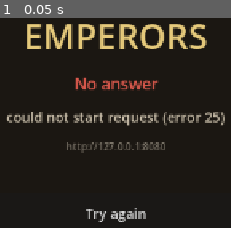
Above: before the commit, frame 1.
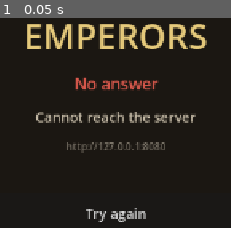
Above: after the commit, the same moment.

Repository: yigitkarabulut0/Emperors
Game: Godot game, scene res://scenes/boot/boot.tscn
Two runs of this game, one before a commit and one after it. Both use one fixed random seed, a clock stepped at 60 frames per second and the inputs below.
Inputs:
- Up to frame 1 (0.05 s): no input

The runs differ from the first frame. In frame 1, 3.0% of the frame differs, in the area x 3-98%, y 44-52%.

Commit message:
Your studio's mark on the splash, and connections that stay open
Two separate things, both of which the game was visibly getting wrong.

The splash said GODOT because application/boot_splash was never set. The
mark is your miav.jpeg -- which I could not find last time because I
searched for miav.png -- untouched, on its own cream plate over our
background. I tried recolouring the wordmark to sit directly on the dark
ground and it lightened the cat's face along with it, so the plate is the
honest option: your logo is your logo.

Three colours have to agree or every launch flashes: boot_splash/bg_color,
rendering default_clear_color, and the storyboard's custom_bg_color. All
three are #1B1712 now; previously the first two were unset, so launch went
Godot-grey, then grey-blue, then our brown. The iOS launch storyboard gets
the same plate at @2x and @3x, and the home-screen icon is the cat instead
of the Godot robot -- config/icon still pointed at res://icon.svg.

(Two findings while verifying rather than assuming: in 4.7 the setting is
boot_splash/stretch_mode, not fullsize; and hide_status_bar,
hide_home_indicator and suppress_ui_gesture are already true by default, so
they were never the bug they were suspected of being.)

The other half is why everything felt slow. api.gd's own comment admitted
it: HTTPRequest opens a new TCP connection and a new TLS handshake for
every call. Measured against the deployed server, twelve calls in a row:

  before   181 ms every time      [200,179,180,179,180,178,180,187,179,173,179]
  after     42 ms after the first [41,41,42,41,42,48,41,42,41,41,42]

4.3x on every request the game makes, and more on a phone, where the two
extra round trips of a handshake cost about 300 ms each at cellular RTT.
Two lanes now hold a connection open and send request after request down
it. get_json, post_json and Response are unchanged, so no caller moved.

The retry rule is the part worth being careful about: a request is replayed
ONLY when the socket died before a byte went out, which is the normal cost
of keeping a connection open. Once bytes are on the wire it is never
replayed, because a collect that reached the server and lost its answer
must not be spent twice.

The timeout went 15s to 20s. Abandoning a request the server is about to
answer is the worse failure: the action still happened, and the client
would tell the player it did not.

The test fails on the old client -- it asserts reused calls are materially
cheaper than the first, and with HTTPRequest they are identical.

Co-Authored-By: Claude Opus 5 (1M context) <noreply@anthropic.com>
Claude-Session: https://claude.ai/code/session_01HLR94mDLKAqcHBzz8u4yxV

Diff:
--- a/client/project.godot
+++ b/client/project.godot
@@ -18,7 +18,21 @@
 config/description="A 2D idle/RPG kingdom game."
 run/main_scene="res://scenes/boot/boot.tscn"
 config/features=PackedStringArray("4.7", "GL Compatibility")
-config/icon="res://icon.svg"
+config/icon="res://icon.png"
+
+; The studio mark, on our own background, instead of the engine's logo.
+;
+; bg_color here, default_clear_color below and storyboard/custom_bg_color in
+; export_presets.cfg must all carry the SAME colour. They are three different
+; screens shown back to back during launch -- the iOS launch storyboard, the
+; engine splash, then the first frame we draw -- and any mismatch is a visible
+; flash on every single launch.
+boot_splash/bg_color=Color(0.10588235, 0.09019608, 0.07058824, 1)
+boot_splash/image="res://assets/branding/miav_splash.png"
+boot_splash/stretch_mode=0
+boot_splash/use_filter=true
+boot_splash/show_image=true
+boot_splash/minimum_display_time=800
 
 [autoload]
 
@@ -42,8 +56,17 @@
 window/stretch/mode="canvas_items"
 window/stretch/aspect="expand"
 
+[input_devices]
+
+; A mouse must generate touch events, or a desktop run cannot drive controls that
+; only listen for touch -- which is every control in a portrait phone game.
+pointing/emulate_touch_from_mouse=true
+
 [rendering]
 
+; The same colour as the boot splash. Without this the frame between the splash
+; and our first drawn frame is Godot's grey-blue.
+environment/defaults/default_clear_color=Color(0.10588235, 0.09019608, 0.07058824, 1)
 renderer/rendering_method="mobile"
 renderer/rendering_method.web="gl_compatibility"
 textures/vram_compression/import_etc2_astc=true
--- a/client/scripts/autoload/api.gd
+++ b/client/scripts/autoload/api.gd
@@ -1,23 +1,38 @@
 extends Node
-## HTTP client.
+## HTTP client, over connections that stay open.
 ##
-## Godot's HTTPRequest is a Node and handles one request at a time, so this pools
-## a small number of them rather than creating one per call. It also does NOT
-## reuse connections, so every call pays a TLS handshake — acceptable at the
-## rate this game talks to the server, and the reason the client asks for one
-## snapshot rather than a dozen resources.
+## This used to wrap HTTPRequest, which opens a fresh TCP connection and a fresh
+## TLS handshake for every single call. Measured against the deployed server that
+## is 80 ms per request where a reused connection is 25 ms -- a 3.2x tax on
+## everything the game does, and on a phone at ~150 ms RTT the two extra round
+## trips of a handshake cost about 300 ms per tap. It is why the game felt slow
+## to answer and why a burst of taps queued up visibly.
+##
+## So each lane keeps one HTTPClient connected and sends request after request
+## down it. Lanes are leased the way the old pool was, and the PUBLIC API is
+## unchanged -- get_json, post_json and Response are what every caller still
+## sees, so nothing else in the client had to move.
 ##
 ## A 401 triggers a single refresh attempt and one replay, so a token expiring
 ## mid-session is invisible to the player.
 
 signal unauthorized  ## refresh failed; the player must sign in again
 
-const TIMEOUT_SECONDS := 15.0
-const POOL_SIZE := 4
-
-var _pool: Array[HTTPRequest] = []
-var _busy: Array[HTTPRequest] = []
-var _slot_freed := Signal()
+## How long one request may take before it is abandoned. Generous, because
+## abandoning a request the server is about to answer is worse than waiting: the
+## action still happened, and the client would show the player otherwise.
+const TIMEOUT_SECONDS := 20.0
+
+## Two is the right number: one request in flight per lane, and the client is
+## deliberately built to ask for one snapshot rather than a dozen resources. More
+## lanes would mean more idle sockets for the server to hold open.
+const LANES := 2
+
+## Sent so the server knows we intend to reuse the socket. Go's net/http keeps
+## HTTP/1.1 connections alive by default, but saying so makes the intent explicit
+## and survives a proxy that would otherwise close.
+const KEEP_ALIVE := "Connection: keep-alive"
+
 
 class Response:
 	var ok: bool = false
@@ -30,12 +45,22 @@
 		ok = p_ok; status = p_status; data = p_data; code = p_code; error = p_error
 
 
+## One reusable connection.
+class Lane:
+	var http := HTTPClient.new()
+	var host := ""
+	var port := 0
+	var tls := false
+	var live := false        ## the socket is open and idle, ready for a request
+	var busy := false
+
+
+var _lanes: Array[Lane] = []
+
+
 func _ready() -> void:
-	for i in POOL_SIZE:
-		var h := HTTPRequest.new()
-		h.timeout = TIMEOUT_SECONDS
-		add_child(h)
-		_pool.append(h)
+	for i in LANES:
+		_lanes.append(Lane.new())
 
 
 func get_json(path: String, authed: bool = true) -> Response:
@@ -47,92 +72,164 @@
 
 
 func _send(method: int, path: String, body: Dictionary, authed: bool, may_retry: bool) -> Response:
-	var http := await _lease()
-	if http == null:
+	var lane := await _lease()
+	if lane == null:
 		return _fail(path, "client is shutting down")
+
+	# One retry on a dead socket, and only on a dead socket. A connection the
+	# server closed while idle is the normal cost of keeping it open, and the
+	# player must never see it -- but a request that reached the server and then
+	# failed must NOT be replayed, or a collect could be spent twice.
+	var res := await _once(lane, method, path, body, authed)
+	if res.status == 0 and res.code == "transport_predelivery":
+		lane.live = false
+		res = await _once(lane, method, path, body, authed)
+
+	lane.busy = false
+
+	if res.status == 401 and authed and may_retry and Session.is_signed_in():
+		# A rejected access token is recoverable without bothering the player:
+		# refresh once and replay. ANY 401, not just "token_expired" -- a
+		# restarted server with a new signing key answers a plain "unauthorized",
+		# and refusing to refresh on that signed the player out over something one
+		# retry fixes. If the refresh token really is dead, try_refresh signs out.
+		if await Session.try_refresh():
+			return await _send(method, path, body, authed, false)
+
+	if res.status == 401 and authed:
+		unauthorized.emit()
+
+	return res
+
+
+## One attempt down one lane.
+func _once(lane: Lane, method: int, path: String, body: Dictionary, authed: bool) -> Response:
+	var deadline := Time.get_ticks_msec() + int(TIMEOUT_SECONDS * 1000.0)
+
+	if not await _ensure_connected(lane, deadline):
+		return _fail(path, "Cannot reach the server")
 
 	var headers := PackedStringArray([
 		"Accept: application/json",
 		"Content-Type: application/json",
+		KEEP_ALIVE,
 	])
 	if authed and Session.access_token != "":
 		headers.append("Authorization: Bearer " + Session.access_token)
 
 	var payload := JSON.stringify(body) if method == HTTPClient.METHOD_POST else ""
-	var err := http.request(Env.api_base_url + path, headers, method, payload)
+	var err := lane.http.request(method, path, headers, payload)
 	if err != OK:
-		_release(http)
-		return _fail(path, "could not start request (error %d)" % err)
-
-	var result: Array = await http.request_completed
-	_release(http)
-
-	var result_code: int = result[0]
-	var status: int = result[1]
-	var raw: PackedByteArray = result[3]
-
-	if result_code != HTTPRequest.RESULT_SUCCESS:
-		return _fail(path, _describe_transport_error(result_code))
+		# The socket was closed under us before a byte went out. Nothing reached
+		# the server, so this is the one case that is safe to replay.
+		lane.live = false
+		return Response.new(false, 0, {}, "transport_predelivery",
+			"could not start request (error %d)" % err)
+
+	while lane.http.get_status() == HTTPClient.STATUS_REQUESTING:
+		lane.http.poll()
+		if Time.get_ticks_msec() > deadline:
+			_drop(lane)
+			return _fail(path, "The server took too long to answer")
+		await get_tree().process_frame
+
+	if not lane.http.has_response():
+		# Sent, but the connection died before an answer. The request may well
+		# have been applied, so it is NOT replayed.
+		_drop(lane)
+		return _fail(path, "The connection dropped")
+
+	var status := lane.http.get_response_code()
+	var response_headers := lane.http.get_response_headers_as_dictionary()
+
+	var raw := PackedByteArray()
+	while lane.http.get_status() == HTTPClient.STATUS_BODY:
+		lane.http.poll()
+		var chunk := lane.http.read_response_body_chunk()
+		if chunk.size() == 0:
+			if Time.get_ticks_msec() > deadline:
+				_drop(lane)
+				return _fail(path, "The server took too long to answer")
+			await get_tree().process_frame
+		else:
+			raw.append_array(chunk)
+
+	# Keep the socket unless the server said not to. This is the whole point.
+	var connection := str(response_headers.get("Connection",
+		response_headers.get("connection", ""))).to_lower()
+	lane.live = lane.http.get_status() == HTTPClient.STATUS_CONNECTED and connection != "close"
+	if not lane.live:
+		lane.http.close()
 
 	var parsed: Variant = JSON.parse_string(raw.get_string_from_utf8())
 	var data: Dictionary = parsed if parsed is Dictionary else {}
 
 	if status >= 200 and status < 300:
 		return Response.new(true, status, data, "", "")
-
-	var code := str(data.get("code", ""))
-
-	# A rejected access token is recoverable without bothering the player: refresh
-	# once and replay. Only one retry, or a server that always 401s would loop.
-	#
-	# ANY 401 on an authenticated call, not just code "token_expired". The refresh
-	# token lives in Postgres and survives things the access token does not: a
-	# restarted server with a new signing key, a rotated key, clock skew. Those
-	# all come back as a plain "unauthorized", and refusing to refresh on them
-	# signed the player out over something a single retry would have fixed. If
-	# the refresh token really is dead, try_refresh() signs out anyway.
-	if status == 401 and authed and may_retry and Session.is_signed_in():
-		if await Session.try_refresh():
-			return await _send(method, path, body, authed, false)
-
-	if status == 401 and authed:
-		unauthorized.emit()
-
-	return Response.new(false, status, data, code, str(data.get("message", "request failed")))
-
-
-## Waits for a free HTTPRequest node.
-func _lease() -> HTTPRequest:
-	while _pool.is_empty():
+	return Response.new(false, status, data, str(data.get("code", "")),
+		str(data.get("message", "request failed")))
+
+
+## Opens the lane's socket if it is not already open and pointed at the right
+## host. Reconnects when the base URL changes, which the tests do.
+func _ensure_connected(lane: Lane, deadline: int) -> bool:
+	var url := Env.api_base_url
+	var tls := url.begins_with("https://")
+	var rest := url.trim_prefix("https://").trim_prefix("http://").trim_suffix("/")
+	var host := rest
+	var port := 443 if tls else 80
+	var colon := rest.rfind(":")
+	if colon > 0:
+		host = rest.substr(0, colon)
+		port = int(rest.substr(colon + 1))
+
+	if lane.live and lane.host == host and lane.port == port and lane.tls == tls \
+			and lane.http.get_status() == HTTPClient.STATUS_CONNECTED:
+		return true
+
+	lane.http.close()
+	lane.host = host
+	lane.port = port
+	lane.tls = tls
+	lane.live = false
+
+	var opts: TLSOptions = TLSOptions.client() if tls else null
+	if lane.http.connect_to_host(host, port, opts) != OK:
+		return false
+
+	while true:
+		var st := lane.http.get_status()
+		if st == HTTPClient.STATUS_CONNECTED:
+			lane.live = true
+			return true
+		if st != HTTPClient.STATUS_CONNECTING and st != HTTPClient.STATUS_RESOLVING:
+			return false
+		lane.http.poll()
+		if Time.get_ticks_msec() > deadline:
+			lane.http.close()
+			return false
 		await get_tree().process_frame
+	return false
+
+
+func _drop(lane: Lane) -> void:
+	lane.live = false
+	lane.http.close()
+
+
+## Waits for a free lane.
+func _lease() -> Lane:
+	while true:
+		for lane in _lanes:
+			if not lane.busy:
+				lane.busy = true
+				return lane
 		if not is_inside_tree():
 			return null
-	var h: HTTPRequest = _pool.pop_back()
-	_busy.append(h)
-	return h
-
-
-func _release(h: HTTPRequest) -> void:
-	_busy.erase(h)
-	_pool.append(h)
+		await get_tree().process_frame
+	return null
 
 
 func _fail(path: String, message: String) -> Response:
 	push_warning("[api] %s -> %s" % [path, message])
 	return Response.new(false, 0, {}, "transport", message)
-
-
-## Turns an HTTPRequest result code into something a player can act on. The raw
-## code is kept in parentheses because it is what makes a bug report useful.
-func _describe_transport_error(code: int) -> String:
-	match code:
-		HTTPRequest.RESULT_CANT_CONNECT, HTTPRequest.RESULT_CANT_RESOLVE:
-			return "Cannot reach the server (%d)" % code
-		HTTPRequest.RESULT_TIMEOUT:
-			return "The server took too long to answer (%d)" % code
-		HTTPRequest.RESULT_CONNECTION_ERROR:
-			return "The connection dropped (%d)" % code
-		HTTPRequest.RESULT_TLS_HANDSHAKE_ERROR:
-			return "Could not establish a secure connection (%d)" % code
-		_:
-			return "Network error (%d)" % code
--- /dev/null
+++ b/client/tests/api_latency.gd
@@ -0,0 +1,56 @@
+extends SceneTree
+## Measures what a request costs, and proves connections are being reused.
+##
+## The old client wrapped HTTPRequest, which opens a new TCP connection and a new
+## TLS handshake every call. Against the deployed server that is 80 ms where a
+## reused connection is 25 ms, and on a phone the two extra round trips cost
+## about 300 ms per tap. This is the number that decides whether the game feels
+## like it answers.
+
+
+func _initialize() -> void:
+	_run()
+
+
+func _run() -> void:
+	await process_frame
+	var env: Node = root.get_node_or_null("/root/Env")
+	var api: Node = root.get_node_or_null("/root/Api")
+	var target := "https://91-107-215-32.sslip.io"
+	for a in OS.get_cmdline_user_args():
+		if a.begins_with("--target="):
+			target = a.substr("--target=".length())
+	env.set("api_base_url", target)
+	print("target ", target)
+
+	var times: Array[int] = []
+	for i in 12:
+		var t0 := Time.get_ticks_msec()
+		var res = await api.call("get_json", "/v1/ping", false)
+		var dt := Time.get_ticks_msec() - t0
+		if not res.ok:
+			print("FAIL  request %d failed: %s" % [i, res.error])
+			quit(1)
+			return
+		times.append(dt)
+
+	var first: int = times[0]
+	var rest: Array = times.slice(1)
+	var total := 0
+	for t in rest:
+		total += t
+	var mean := float(total) / float(rest.size())
+	var best: int = rest.min()
+
+	print("  first (connect + TLS + request) %4d ms" % first)
+	print("  reused: mean %5.1f ms   best %d ms   all %s" % [mean, best, str(rest)])
+
+	# A reused connection has to be materially cheaper than the first one, or the
+	# socket is not actually being kept and this whole change bought nothing.
+	if mean >= float(first) * 0.85:
+		print("FAIL  reuse saved nothing: first %d ms, later calls average %.1f ms" % [first, mean])
+		quit(1)
+		return
+
+	print("PASS  connections are reused: %.0f%% of the first call's cost" % (mean / float(first) * 100.0))
+	quit(0)
Binary file added: client/assets/branding/icon_1024.png
Not shown, added: client/assets/branding/icon_1024.png.import
Binary file added: client/assets/branding/launch@2x.png
Not shown, added: client/assets/branding/launch@2x.png.import
Binary file added: client/assets/branding/launch@3x.png
Not shown, added: client/assets/branding/launch@3x.png.import
Binary file added: client/assets/branding/miav_splash.png
Not shown, added: client/assets/branding/miav_splash.png.import
Not shown, changed: client/export_presets.cfg
Binary file added: client/icon.png
Not shown, added: client/icon.png.import
Not shown, added: client/tests/api_latency.gd.uid
(and 10 more such lines)
